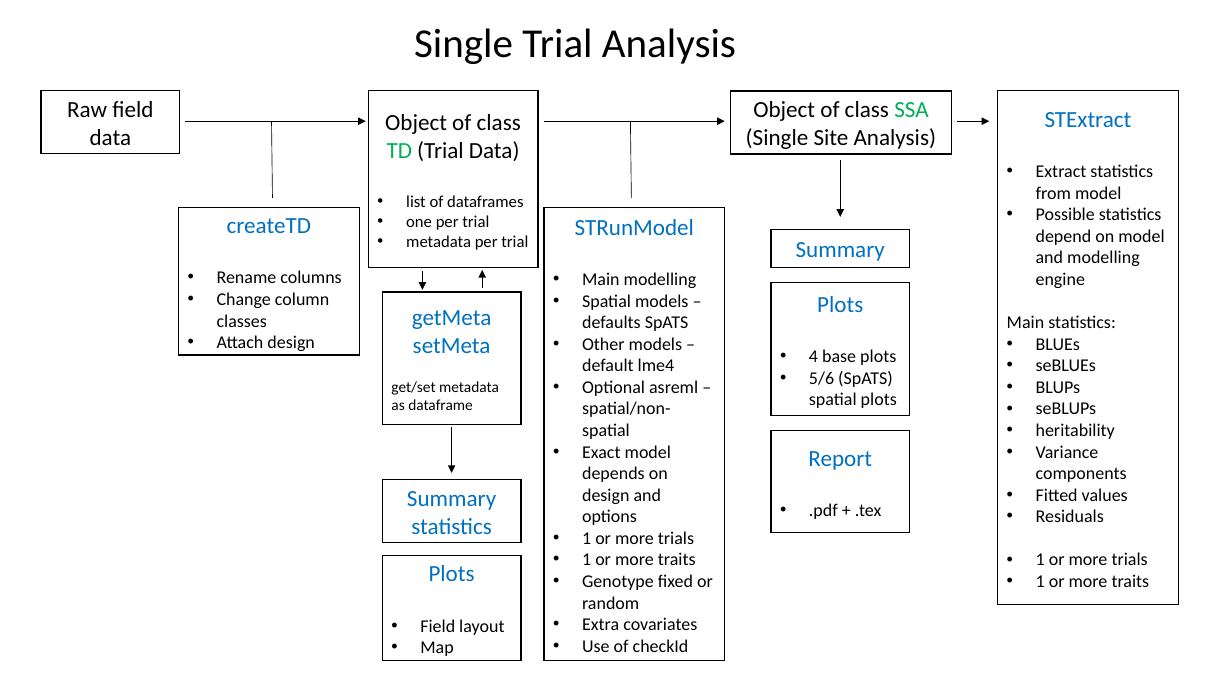
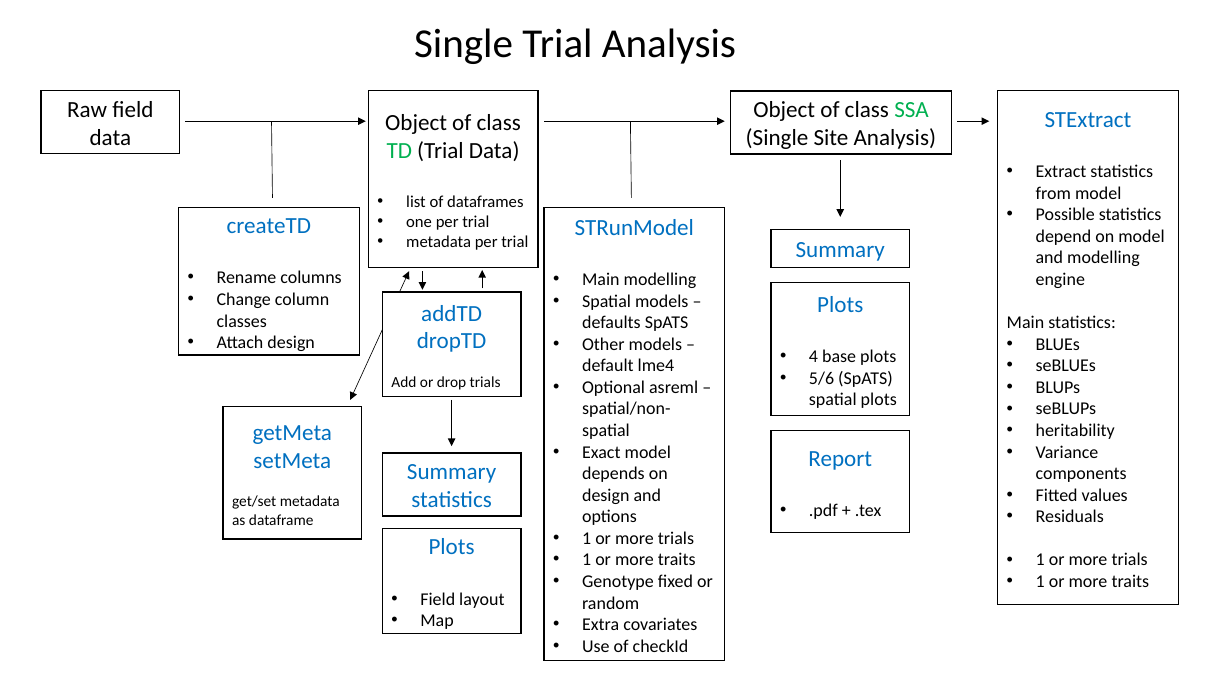
Before and after one commit to Biometris/statgenGxE, a slide deck: slide 3 of vignettes/RAPoverview.pptx. Drawn at 1232x693 pixels with LibreOffice and Linux fonts; fonts in the diff are those of the drawing. Boxes give left, top, right and bottom in pixels: in the first picture for what was removed or moved away, otherwise in the second. Text is boxed around its words. In the diff, an @@ line names an element or a change of style, - is before the commit and + after.

```diff
--- a/vignettes/RAPoverview.pptx
+++ b/vignettes/RAPoverview.pptx
@@ double arrow added from (409, 272) to (350, 400), #000000 0.5 pt @@
@@ rectangle added at (383, 292, 521, 396), fill #FFFFFF, outline #000000 1 pt, 12 pt, text #000000 @@
+addTD
+dropTD
+Add or drop trials
@@ rectangle "getMeta": place and size @@
-rectangle "getMeta" at (383, 292, 521, 424)
+rectangle "getMeta" at (223, 407, 361, 539)
@@ 2 rectangles, 1 arrow: place and size @@
-2 rectangles, 1 arrow at (383, 427, 521, 660)
+2 rectangles, 1 arrow at (383, 400, 521, 633)
```
Also in this commit, not shown: 3 other files.
